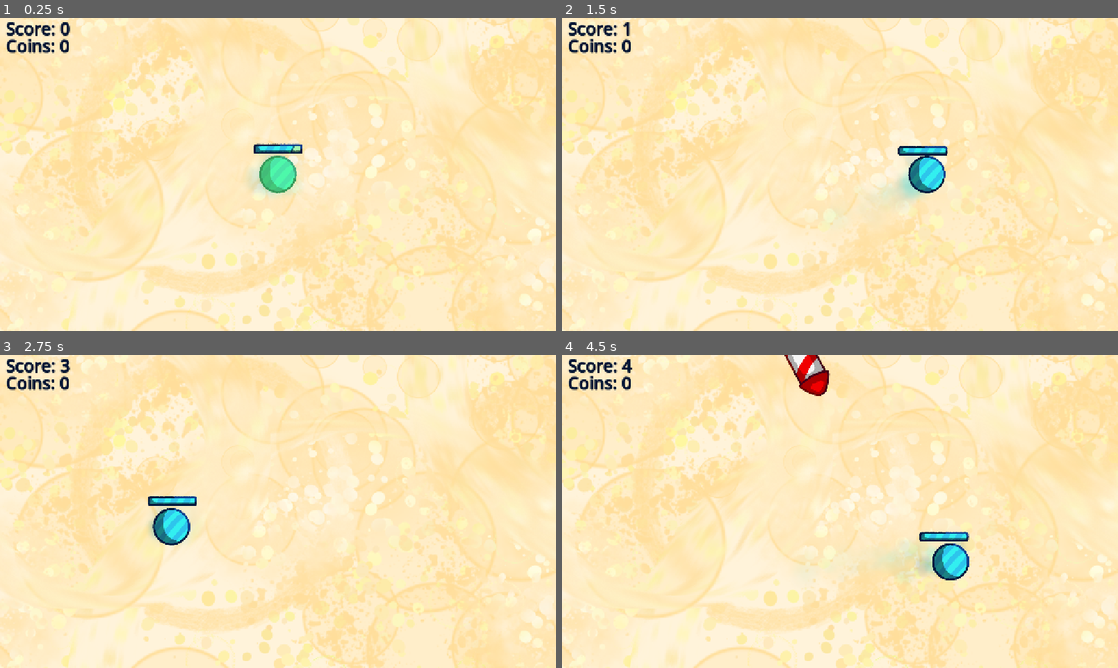
Above: before the commit, frames 1-4 (two rows, left to right).
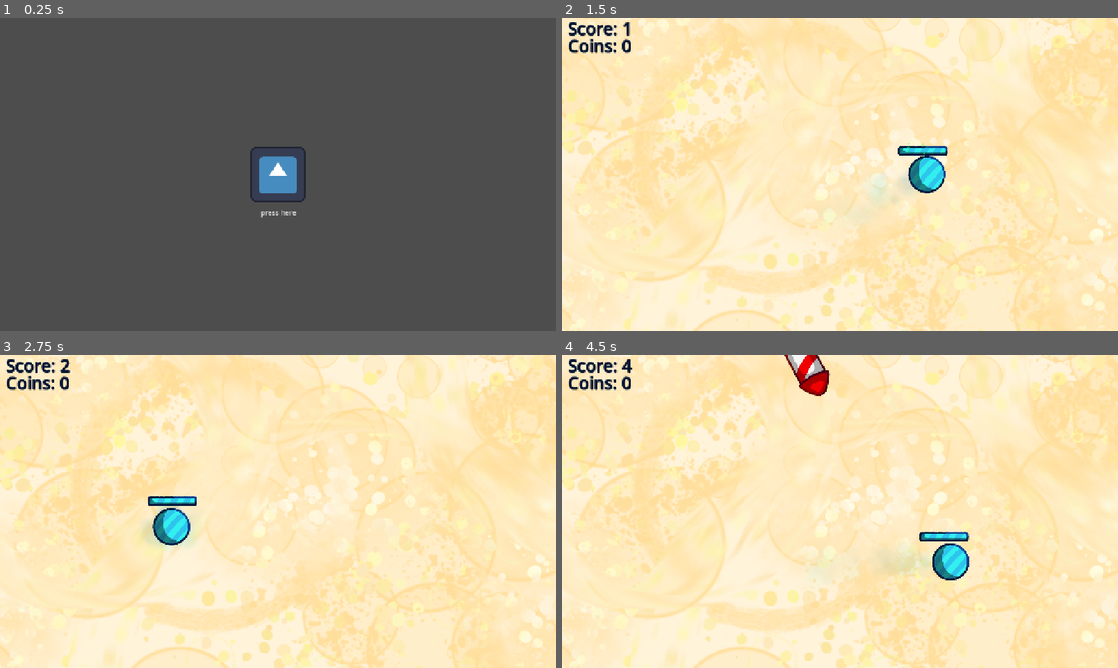
Above: after the commit, the same moments.

Repository: onebobtwobobredbobbluebob/dot-dodge-game
Game: Godot game, scene res://main/main.tscn
Same seed, same stepped clock (60 frames per second), same inputs: the game is played once before the commit and once after it. The engine's default icon, where the game draws it, is replaced by a stand-in: a white triangle on a blue panel in a dark square.
Inputs (mouse positions are in pixels of both pictures, inside the frame that each line leads up to):
- Up to frame 1 (0.25 s): no input
- Up to frame 2 (1.5 s): click (840, 212) at 0.5 s, where only the run after the commit has a clickable "press here"; tap Enter at 1.25 s; move the mouse to (962, 158) at 1.27 s; hold Right from 1.28 s (still down); tap L (toggle_leaderboard) at 1.35 s; click (962, 158) at 1.42 s
- Up to frame 3 (2.75 s): move the mouse to (166, 527) at 2.02 s; release Right at 2.03 s; hold Down from 2.03 s (still down); tap Alt at 2.1 s
- Up to frame 4 (4.5 s): move the mouse to (895, 442) at 2.77 s; release Down at 2.78 s; hold Right 2.78-3.53 s; tap Shift at 2.85 s; move the mouse to (812, 574) at 3.52 s; hold Up 3.53-4.28 s; tap L (toggle_leaderboard) at 3.6 s; click (812, 574) at 3.67 s; move the mouse to (1006, 558) at 4.27 s; hold Left from 4.28 s (still down); tap Alt at 4.35 s

The runs differ from the first frame. In frame 1, 100% of the frame differs, in the area x 0-100%, y 0-100%; in frame 2, 0.2%; in frame 3, less than 0.1%; in frame 4, 0.2%.

Commit message:
started working on a main menu screen

Diff:
--- a/global/game_state.gd
+++ b/global/game_state.gd
@@ -4,9 +4,13 @@
 var camera: Camera2D
 var player: CharacterBody2D
 var alive: bool
-var timer: float
+var timer: float = 0
 var coins: int
 var total_coins: int
 
 func _process(delta: float) -> void:
 	timer += delta
+
+func start_game():
+	timer = 0
+	coins = 0
--- a/main/main.gd
+++ b/main/main.gd
@@ -7,6 +7,8 @@
 var timer2: float = 0
 var reload: bool = false
 
+signal start_the_game
+
 func _ready() -> void:
 	CheddaBoards.set_api_key("cb_dot-dodge-2_c0f4373ea37958099d97e7823b098e6b")
 	CheddaBoards.set_game_id("dot-dodge-2")
@@ -14,6 +16,8 @@
 	CheddaBoards.nickname_changed.connect(changed_nick)
 	get_board_ready()
 	GameState.alive = true
+	$Title/MenuButton.pressed.connect(start_game)
+	start_the_game.connect(GameState.start_game)
 
 func _process(delta: float) -> void:
 	if GameState.alive == false:
@@ -70,6 +74,11 @@
 				#print(GameState.camera.shake)
 				GameState.camera.shake = 60
 
+func start_game():
+	$World.visible = true
+	$Title.visible = false
+	emit_signal("start_the_game")
+
 func _on_leaderboard(id: String, config: Dictionary, entries: Array):
 	print(id + ": " + "entires: " + str(entries.size()))
 	print("playerid: " + CheddaBoards.get_player_id())
--- a/main/main.tscn
+++ b/main/main.tscn
@@ -5,6 +5,8 @@
 [ext_resource type="PackedScene" uid="uid://b3ow5ef8lcb2r" path="res://world/world.tscn" id="2_xwkvk"]
 [ext_resource type="Script" uid="uid://bfyv1sm0iv5nn" path="res://main/label_2.gd" id="3_c651c"]
 [ext_resource type="Script" uid="uid://c2c1j3rl7gu8a" path="res://main/line_edit.gd" id="4_3wy1v"]
+[ext_resource type="Texture2D" uid="uid://cord560xrro5m" path="res://icon.svg" id="6_4dugh"]
+[ext_resource type="Script" uid="uid://bu2idx8lqiher" path="res://main/start_button.gd" id="7_67ri8"]
 
 [node name="Main" type="Node2D" unique_id=1763812037]
 script = ExtResource("1_pjrb6")
@@ -75,3 +77,17 @@
 script = ExtResource("4_3wy1v")
 
 [node name="World" parent="." unique_id=556920693 instance=ExtResource("2_xwkvk")]
+visible = false
+
+[node name="Title" type="Node2D" parent="." unique_id=1377823758]
+
+[node name="Sprite2D" type="Sprite2D" parent="Title" unique_id=298224684]
+texture = ExtResource("6_4dugh")
+
+[node name="MenuButton" type="MenuButton" parent="Title" unique_id=555276249]
+offset_left = -44.0
+offset_top = 72.0
+offset_right = 46.0
+offset_bottom = 103.0
+text = "press here"
+script = ExtResource("7_67ri8")
--- /dev/null
+++ b/main/start_button.gd
@@ -0,0 +1,9 @@
+extends MenuButton
+
+
+func _ready() -> void:
+	pass
+
+
+func _process(delta: float) -> void:
+	pass
Not shown, added: main/start_button.gd.uid
